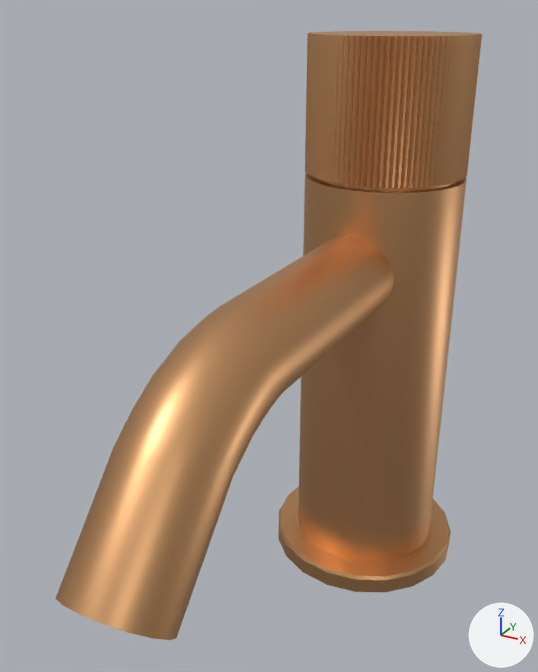
What one commit did to the glTF model models/17-500-660-39.glb.
Camera for both pictures: a 50 mm camera at (0.0619, -0.1261, 0.1413) aimed at (-0.0078, 0.0006, 0.078). The axes (+X, +Y, +Z) are drawn at lower right. The lights are the same throughout. The picture after the commit comes second. Where no turn or scale is listed for an object, it has been applied to the vertices.

The first picture shows 'L_0c2db8b3_06c6_403c_aa1b_3e8709aa6da6_I1', 'L_3673b8ed_117f_4dc9_9826_5c675f266b63_I2', 'L_dfb2013d_d5d6_4687_b614_226a3db0d7fa_I3', 'L_eba97abb_d69d_467f_9fb6_ce883ce695e5_I4', 'L_ec6aa41f_f8b3_4a04_9dba_4c1155026183_I5'.
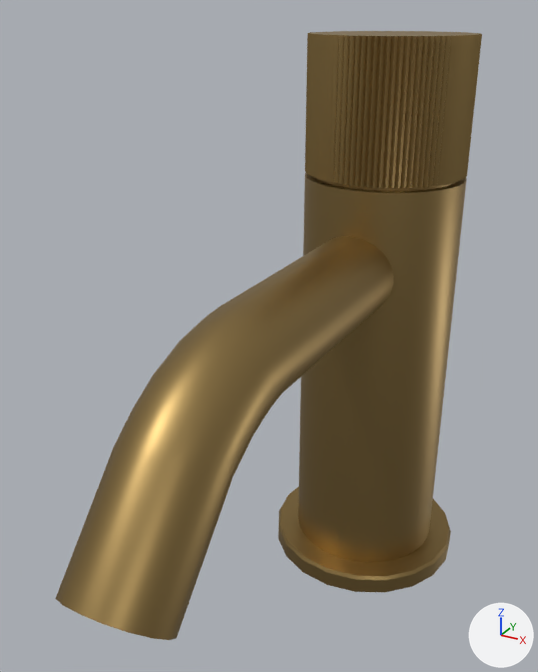
Location of each change, [x1, y1, x2, y2] in pixels of the pictures (538 x 672 px):
'L_eba97abb_d69d_467f_9fb6_ce883ce695e5_I4', recoloured (darker): [55, 236, 394, 640] in both
'L_0c2db8b3_06c6_403c_aa1b_3e8709aa6da6_I1', recoloured (beige to brown): [298, 173, 467, 562] in both
'L_ec6aa41f_f8b3_4a04_9dba_4c1155026183_I5', recoloured (beige to brown): [305, 31, 482, 188] in both
'L_3673b8ed_117f_4dc9_9826_5c675f266b63_I2', recoloured (beige to brown): [278, 487, 451, 592] in both
'L_dfb2013d_d5d6_4687_b614_226a3db0d7fa_I3', recoloured (beige to brown): [314, 177, 456, 191] in both

Diff of the bpy script that builds the scene:
```diff
--- a/models/17-500-660-39.glb.py
+++ b/models/17-500-660-39.glb.py
@@ mat_db_39 @@
+mat_db_39 = principled_material('DB_39')
+mat_db_39.base_color = (0.356, 0.242, 0.0931)  # brown #a18756
+mat_db_39.metallic = 1.0
+mat_db_39.roughness = 0.45
@@ me_l_0c2db8b3_06c6_403c_aa1b_3e8709aa6da6_i1_012 @@
 me_l_0c2db8b3_06c6_403c_aa1b_3e8709aa6da6_i1_012.from_pydata(...)  # 64 vertices, 124 faces; spans x -0.019..0.019, y 0.0246..0.0626, z 0.005..0.105
-me_l_0c2db8b3_06c6_403c_aa1b_3e8709aa6da6_i1_012.materials.append(mat_d_39)  # beige #d9a675
+me_l_0c2db8b3_06c6_403c_aa1b_3e8709aa6da6_i1_012.materials.append(mat_db_39)  # brown #a18756
@@ me_l_3673b8ed_117f_4dc9_9826_5c675f266b63_i2_012 @@
 me_l_3673b8ed_117f_4dc9_9826_5c675f266b63_i2_012.from_pydata(...)  # 62 vertices, 120 faces; spans x -0.025..0.025, y 0.0186..0.0686, z 0.0..0.005
-me_l_3673b8ed_117f_4dc9_9826_5c675f266b63_i2_012.materials.append(mat_d_39)  # beige #d9a675
+me_l_3673b8ed_117f_4dc9_9826_5c675f266b63_i2_012.materials.append(mat_db_39)  # brown #a18756
@@ me_l_dfb2013d_d5d6_4687_b614_226a3db0d7fa_i3_012 @@
 me_l_dfb2013d_d5d6_4687_b614_226a3db0d7fa_i3_012.from_pydata(...)  # 44 vertices, 84 faces; spans x -0.0172..0.0172, y 0.0265..0.0607, z 0.1045..0.106
-me_l_dfb2013d_d5d6_4687_b614_226a3db0d7fa_i3_012.materials.append(mat_d_39)  # beige #d9a675
+me_l_dfb2013d_d5d6_4687_b614_226a3db0d7fa_i3_012.materials.append(mat_db_39)  # brown #a18756
@@ me_l_eba97abb_d69d_467f_9fb6_ce883ce695e5_i4_012 @@
 me_l_eba97abb_d69d_467f_9fb6_ce883ce695e5_i4_012.from_pydata(...)  # 129 vertices, 254 faces; spans x -0.0096..0.0097, y -0.0686..0.0273, z 0.0507..0.0946
-me_l_eba97abb_d69d_467f_9fb6_ce883ce695e5_i4_012.materials.append(mat_d_39)  # beige #d9a675
+me_l_eba97abb_d69d_467f_9fb6_ce883ce695e5_i4_012.materials.append(mat_db_39)  # brown #a18756
@@ me_l_ec6aa41f_f8b3_4a04_9dba_4c1155026183_i5_012 @@
 me_l_ec6aa41f_f8b3_4a04_9dba_4c1155026183_i5_012.from_pydata(...)  # 360 vertices, 716 faces; spans x -0.019..0.019, y 0.0246..0.0626, z 0.106..0.1364
-me_l_ec6aa41f_f8b3_4a04_9dba_4c1155026183_i5_012.materials.append(mat_d_39)  # beige #d9a675
+me_l_ec6aa41f_f8b3_4a04_9dba_4c1155026183_i5_012.materials.append(mat_db_39)  # brown #a18756
```
